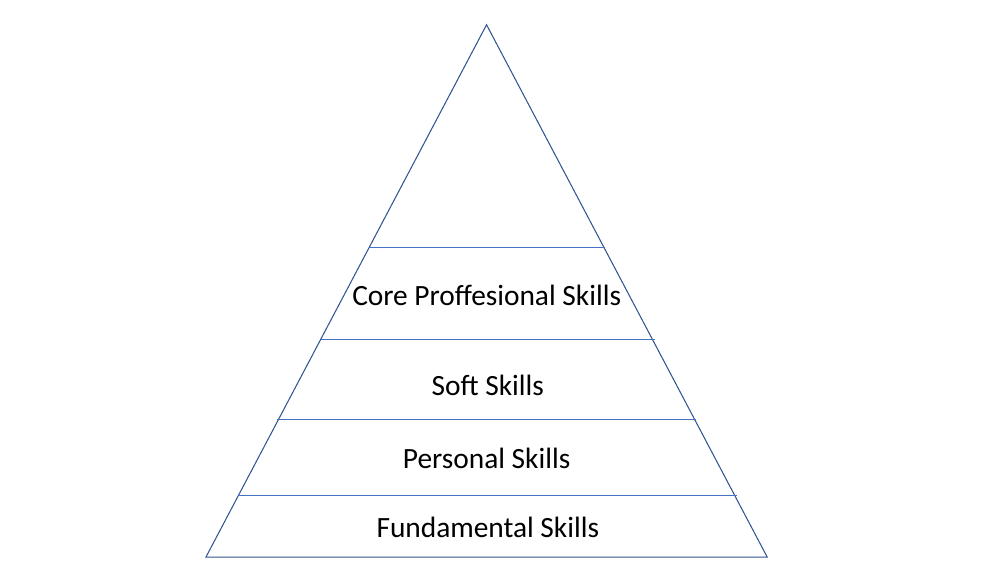
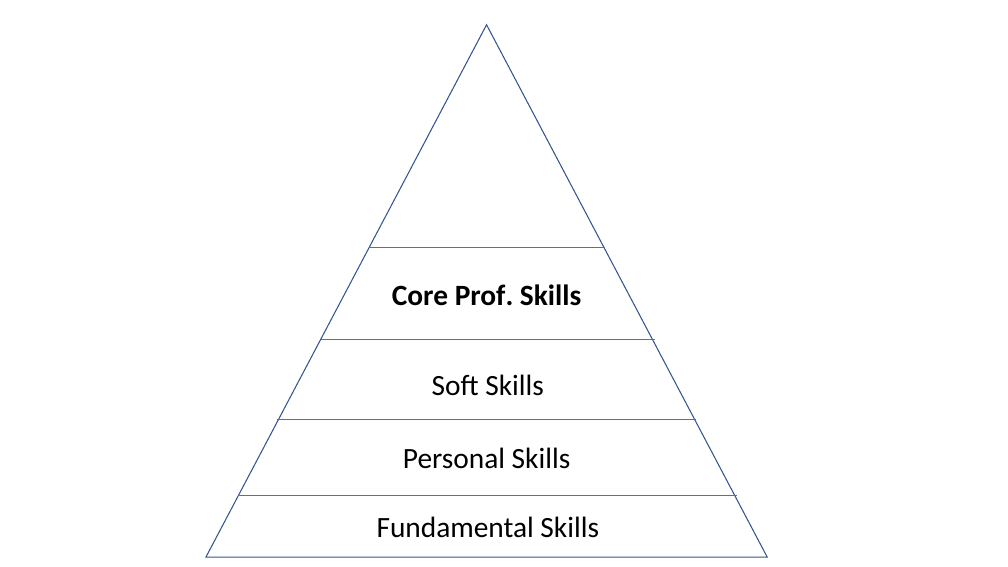
Before and after one commit to VladimirMakarevich/presentations, a slide deck: slide 9 of softskills/self management/self_management.pptx. Drawn at 1008x567 pixels with LibreOffice and Linux fonts; fonts in the diff are those of the drawing. Boxes give left, top, right and bottom in pixels: in the first picture for what was removed or moved away, otherwise in the second. Text is boxed around its words. In the diff, an @@ line names an element or a change of style, - is before the commit and + after.

```diff
--- a/softskills/self management/self_management.pptx
+++ b/softskills/self management/self_management.pptx
@@ text at box(392, 284, 581, 306): text changed; bold on @@
-Core Proffesional Skills
+Core Prof. Skills
```
Also in this commit, not shown: 6 other slides changed, 5 slides added.
